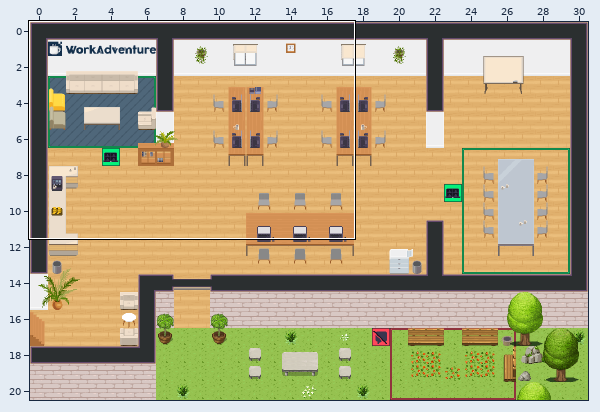
Two versions of a level (Tiled map (JSON), isekai.tmj). Above, an overview of the earlier version with the close-up marked.
Close-up. First the earlier version:
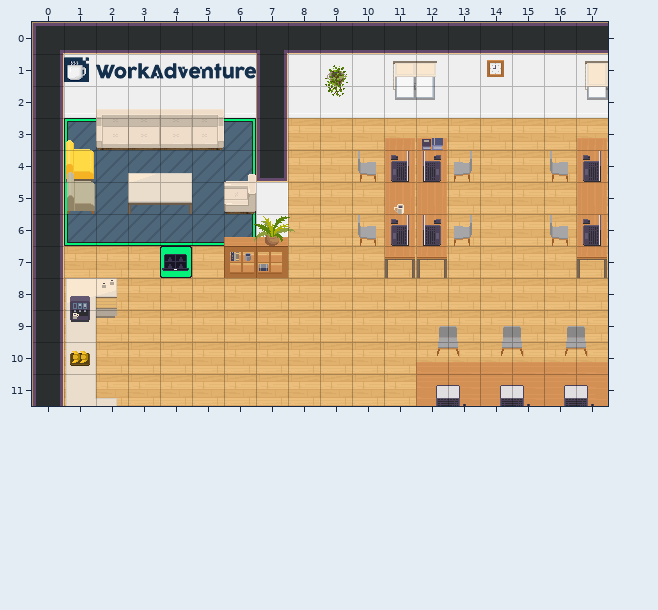
Cells are 32x32 px. Shown: x 0..17, y 0..11. The commit also changed other parts of the map, which this record leaves out.
Now the later version:
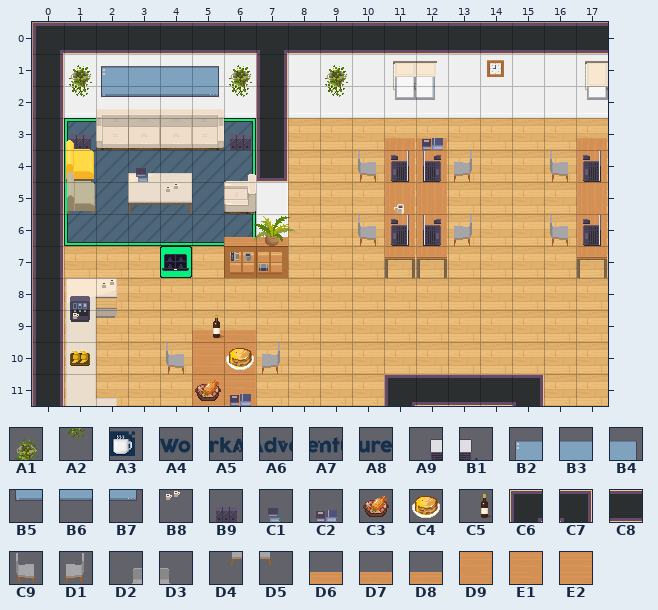
Key: from "WA_Decoration": A1 77, A2 89; from "WA_Logo_Long": A3 0, A4 1, A5 2, A6 3, A7 4, A8 5; from "WA_Miscellaneous": A9 2, B1 3, B2 40, B3 41, B4 42, B5 50, B6 51, B7 52, B8 58, B9 66, C1 73, C2 74, C3 92, C4 93, C5 95; from "WA_Room_Builder": C6 28, C7 29, C8 104; from "WA_Seats": C9 119, D1 120, D2 121, D3 122, D4 134, D5 135; from "WA_Tables": D6 0, D7 1, D8 3, D9 10, E1 11, E2 13.
__ is an empty cell.
Difference:
{"where": "layer \"walls/walls1\""}
{"y":11,"x":11,"old":"__ __ __ __ __","new":"C6 C8 C8 C8 C7"}
{"where": "layer \"walls/walls2\""}
{"y":1,"x":1,"old":"A3 A4 A5 A6 A7 A8","new":"__ __ __ __ __ __"}
{"where": "layer \"furniture/furniture1\""}
{"y":3,"x":1,"old":"__","new":"B9"}
{"y":3,"x":6,"old":"__","new":"B9"}
{"where": "layer \"furniture/furniture2\""}
{"y":9,"x":12,"old":"D2 D3 D2 D3 D2 D3","new":"__ __ __ __ __ __"}
{"y":10,"x":4,"old":"__ __ __ __","new":"C9 D9 E1 D1"}
{"y":10,"x":12,"old":"D4 D5 D4 D5 D4 D5","new":"__ __ __ __ __ __"}
{"y":11,"x":5,"old":"__ __","new":"D9 E1"}
{"y":11,"x":12,"old":"D9 E2 E2 E2 E2 E1","new":"__ __ __ __ __ __"}
{"where": "layer \"furniture/furniture3\""}
{"y":1,"x":1,"old":"__","new":"A1"}
{"y":1,"x":6,"old":"__","new":"A1"}
{"y":2,"x":1,"old":"__","new":"A2"}
{"y":2,"x":6,"old":"__","new":"A2"}
{"y":5,"x":4,"old":"__","new":"B8"}
{"where": "layer \"above/above1\""}
{"y":9,"x":5,"old":"__ __","new":"D6 D7"}
{"y":10,"x":12,"old":"D6 D8 D8 D8 D8 D7","new":"__ __ __ __ __ __"}
{"where": "layer \"above/above2\""}
{"y":1,"x":2,"old":"__ __ __ __","new":"B2 B3 B3 B4"}
{"y":2,"x":2,"old":"__ __ __ __","new":"B5 B6 B6 B7"}
{"y":4,"x":3,"old":"__","new":"C1"}
{"y":9,"x":5,"old":"__","new":"C5"}
{"y":10,"x":6,"old":"__","new":"C4"}
{"y":11,"x":5,"old":"__ __","new":"C3 C2"}
{"y":11,"x":12,"old":"A9 B1 A9 B1 A9 B1","new":"__ __ __ __ __ __"}
